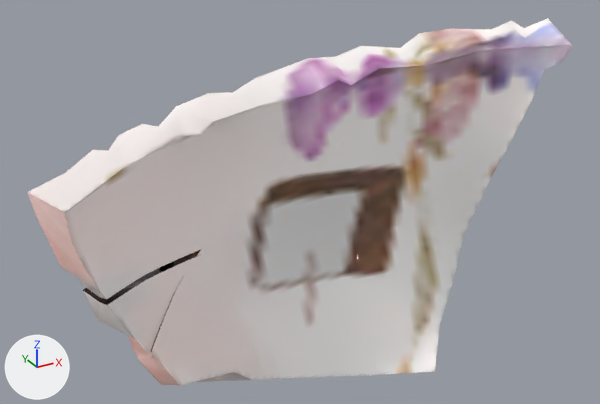
Two versions of the glTF model obj/Ceramic001.gltf, one commit apart.
Both versions are drawn from a 50 mm camera at (-0.0068, -0.0944, 0.3375) aimed at (0.0761, 0.0564, 0.2621). The axes (+X, +Y, +Z) are drawn at lower left. The lights are the same throughout.

Names of what the first picture shows: 'Ceramic001', 'Ceramic001_001', 'Ceramic001_002', 'Ceramic001_003', 'Ceramic001_004', 'Ceramic001_005'.
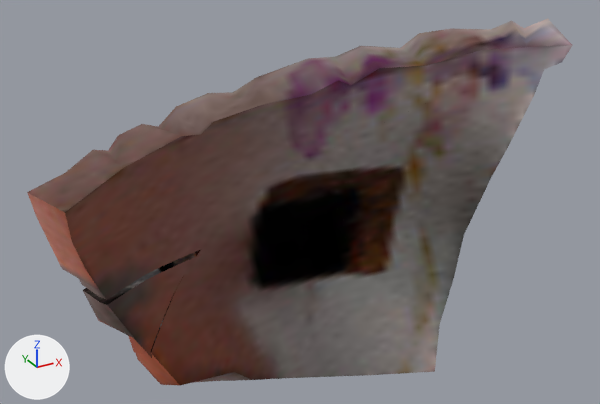
Scene script edits in JSON lines:
```json
{"op": "add", "block": "mat_harrow", "code": ["mat_harrow = bpy.data.materials.new('Harrow')", "# colours: black #000000", "# uses the picture img_branalp_diffuse_baked_jpg"]}
{"block": "me_plane_066", "where": "me_plane_066.from_pydata(...)  # 36 vertices, 68 faces; spans x -0.0137..0.0151, y -0.0106..0.0095, z -0.0147..0.0082"}
{"op": "remove", "block": "me_plane_066", "code": "me_plane_066.materials.append(mat_branalp)"}
{"op": "add", "block": "me_plane_066", "code": "me_plane_066.materials.append(mat_harrow)"}
{"block": "me_plane_069", "where": "me_plane_069.from_pydata(...)  # 93 vertices, 182 faces; spans x -0.0258..0.024, y -0.0296..0.0185, z -0.0533..0.0441"}
{"op": "remove", "block": "me_plane_069", "code": "me_plane_069.materials.append(mat_branalp)"}
{"op": "add", "block": "me_plane_069", "code": "me_plane_069.materials.append(mat_harrow)"}
{"block": "me_plane_070", "where": "me_plane_070.from_pydata(...)  # 53 vertices, 102 faces; spans x -0.0202..0.0148, y -0.0135..0.0093, z -0.0225..0.024"}
{"op": "remove", "block": "me_plane_070", "code": "me_plane_070.materials.append(mat_branalp)"}
{"op": "add", "block": "me_plane_070", "code": "me_plane_070.materials.append(mat_harrow)"}
{"block": "me_plane_071", "where": "me_plane_071.from_pydata(...)  # 74 vertices, 144 faces; spans x -0.037..0.0306, y -0.0145..0.0116, z -0.0217..0.0265"}
{"op": "remove", "block": "me_plane_071", "code": "me_plane_071.materials.append(mat_branalp)"}
{"op": "add", "block": "me_plane_071", "code": "me_plane_071.materials.append(mat_harrow)"}
{"block": "me_plane_073", "where": "me_plane_073.from_pydata(...)  # 63 vertices, 122 faces; spans x -0.0193..0.0253, y -0.0134..0.0092, z -0.025..0.0274"}
{"op": "remove", "block": "me_plane_073", "code": "me_plane_073.materials.append(mat_branalp)"}
{"op": "add", "block": "me_plane_073", "code": "me_plane_073.materials.append(mat_harrow)"}
{"block": "me_plane_074", "where": "me_plane_074.from_pydata(...)  # 56 vertices, 108 faces; spans x -0.0198..0.0273, y -0.0227..0.0184, z -0.0182..0.014"}
{"op": "remove", "block": "me_plane_074", "code": "me_plane_074.materials.append(mat_branalp)"}
{"op": "add", "block": "me_plane_074", "code": "me_plane_074.materials.append(mat_harrow)"}
```

Changed parts and their boxes [x1, y1, x2, y2] in the pictures (600 x 404 px):
```json
{"object": "Ceramic001_004", "change": "recoloured", "before": [27, 60, 324, 299], "after": [27, 60, 324, 299], "on screen": "grey to brown"}
{"object": "Ceramic001_002", "change": "recoloured", "before": [283, 38, 572, 374], "after": [283, 38, 572, 374]}
{"object": "Ceramic001_005", "change": "recoloured", "before": [303, 18, 565, 156], "after": [303, 18, 565, 156]}
{"object": "Ceramic001_001", "change": "recoloured", "before": [218, 222, 383, 379], "after": [218, 222, 383, 379]}
{"object": "Ceramic001_003", "change": "recoloured", "before": [136, 243, 266, 386], "after": [136, 243, 266, 386], "on screen": "grey to brown"}
{"object": "Ceramic001", "change": "recoloured", "before": [83, 252, 202, 358], "after": [83, 252, 202, 358], "on screen": "grey to brown"}
```
